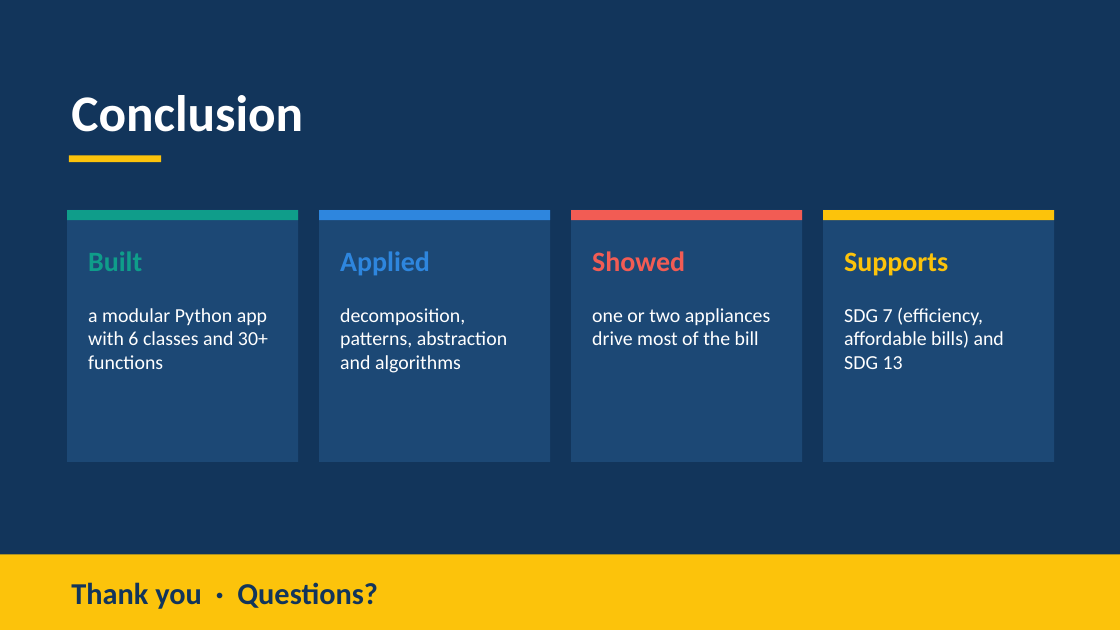
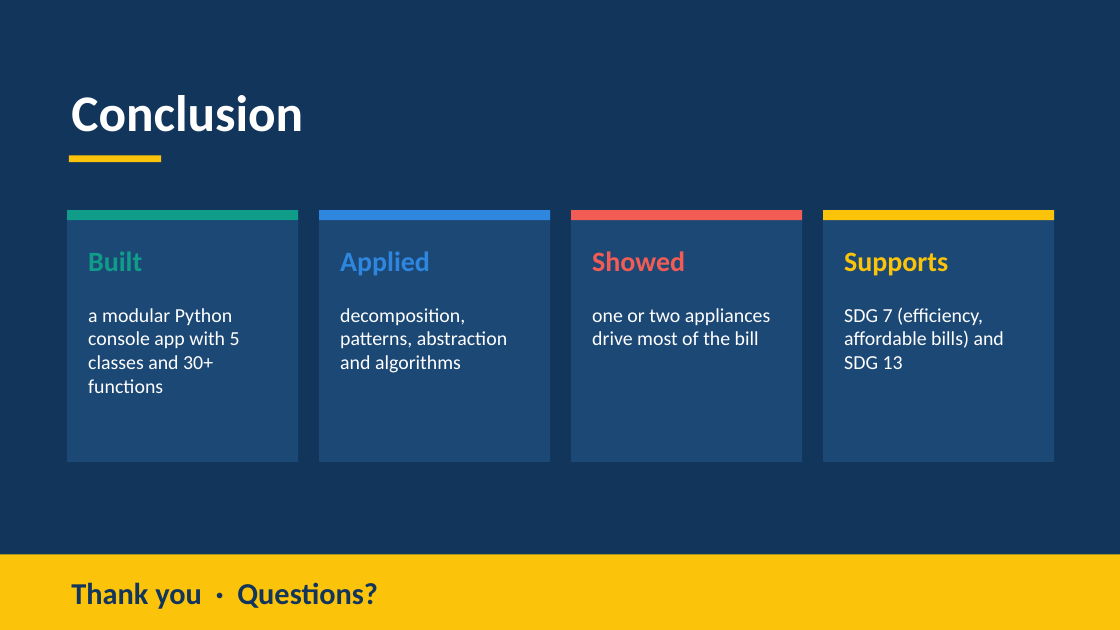
Before and after one commit to mh9d/ELT, a slide deck: slide 19 of docs/Slides_SDG7_Electricity_Bill_Estimator.pptx (slide 17 before the commit). Drawn at 1120x630 pixels with LibreOffice and Linux fonts; fonts in the diff are those of the drawing. Boxes give left, top, right and bottom in pixels: in the first picture for what was removed or moved away, otherwise in the second. Text is boxed around its words. In the diff, an @@ line names an element or a change of style, - is before the commit and + after.

```diff
--- a/docs/Slides_SDG7_Electricity_Bill_Estimator.pptx
+++ b/docs/Slides_SDG7_Electricity_Bill_Estimator.pptx
@@ text at (x1=88, y1=308, x2=240, y2=393): text changed @@
-a modular Python app with 6 classes and 30+ functions
+a modular Python console app with 5 classes and 30+ functions
```
Also in this commit, not shown: 7 other slides changed, 3 slides added, 1 slide removed, 31 other files.
